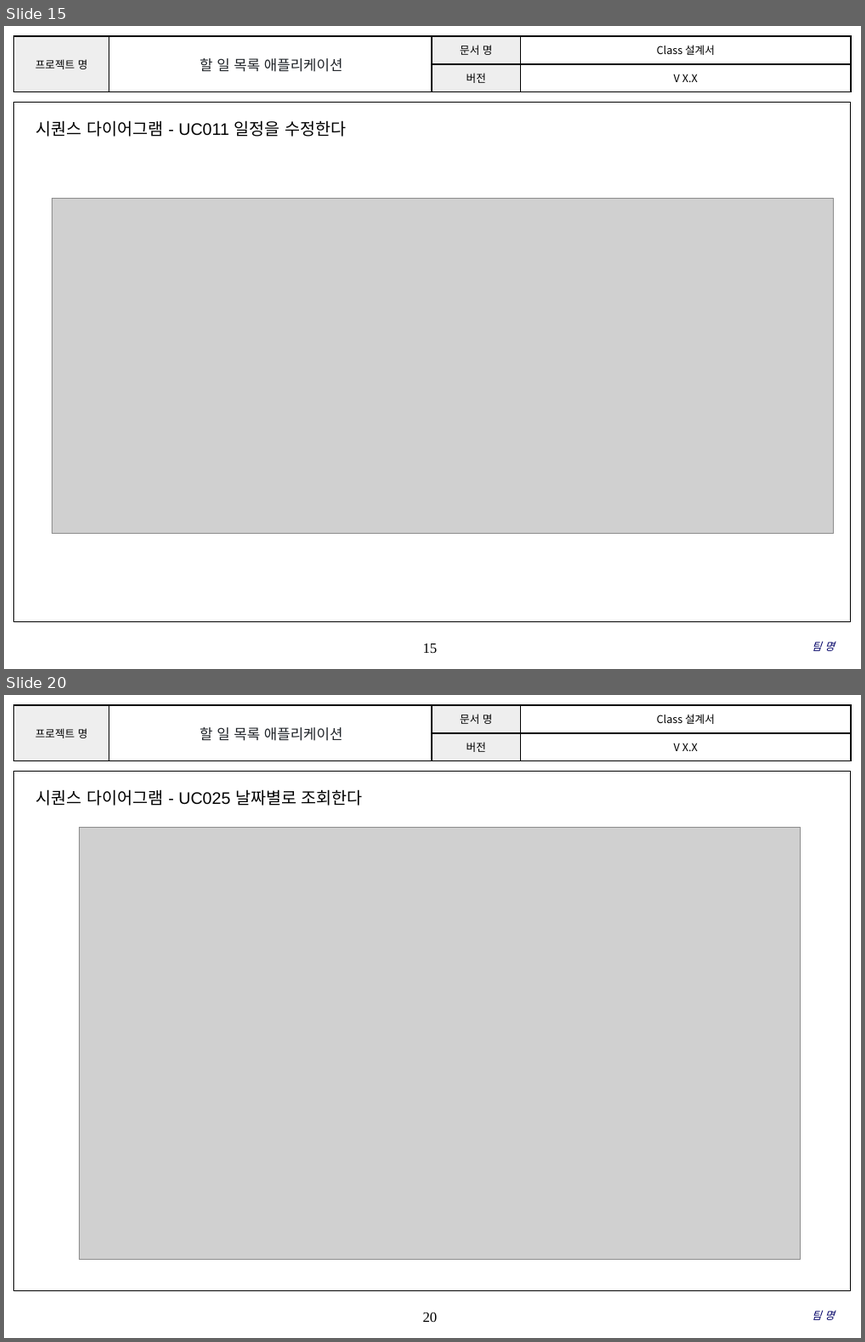
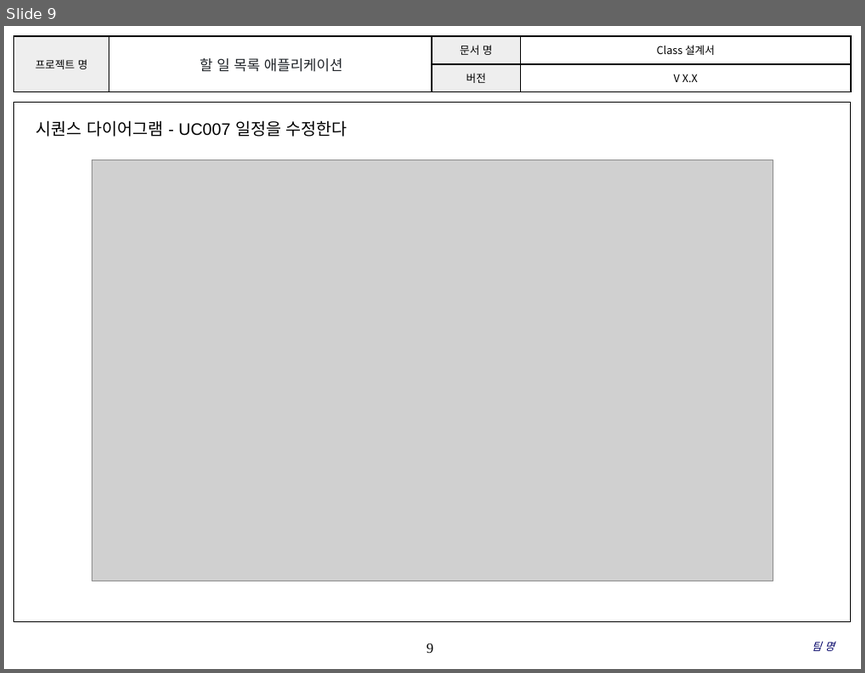
Before and after one commit to 2023-software-engineering/fourplus, a slide deck: ClassDiagram/Class Design_v1.0.1.pptx. Shown one above the other, each under a label of ours: slides 15 and 20 before the commit, slide 9 after it; the slides between them are not shown. The pictures are 865x1342 and 865x673 pixels, drawn with LibreOffice and Linux fonts; fonts in the diff are those of the drawing; grey boxes stand for pictures; background and template pictures are left out. Boxes give left, top, right and bottom in pixels: in the first picture for what was removed or moved away, otherwise in the second. Text is boxed around its words. In the diff, an @@ line names an element or a change of style, - is before the commit and + after.

```diff
--- a/ClassDiagram/Class Design_v1.0.1.pptx
+++ b/ClassDiagram/Class Design_v1.0.1.pptx
@@ slide 20 removed at [4, 695, 861, 1338], background #FFFFFF; not listed: 3 template elements that a slide beside it also shows @@
@@ text removed at [200, 727, 343, 741] @@
-할 일 목록 애플리케이션
@@ text removed at [36, 789, 363, 805] @@
-시퀀스 다이어그램 - UC025 날짜별로 조회한다
@@ picture removed at [79, 828, 800, 1259] @@
@@ text removed at [812, 1310, 834, 1320] @@
-팀 명
@@ what was slide 15 is now slide 9 @@
@@ slide 9 changed as well @@
@@ text at [36, 120, 347, 136]: text changed @@
-시퀀스 다이어그램 - UC011 일정을 수정한다
+시퀀스 다이어그램 - UC007 일정을 수정한다
@@ picture: place and size @@
-picture at [52, 199, 834, 534]
+picture at [92, 160, 773, 580]
@@ page number at [426, 643, 433, 652]: text changed @@
-15
+9
```
Also in this commit, not shown: 5 other slides changed, 10 other slides removed, 2 other files.
